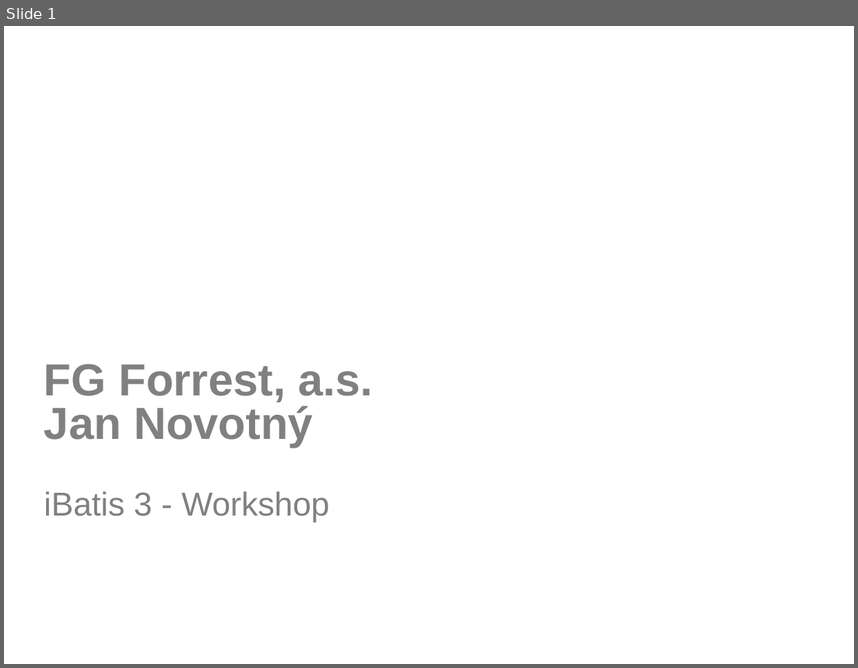
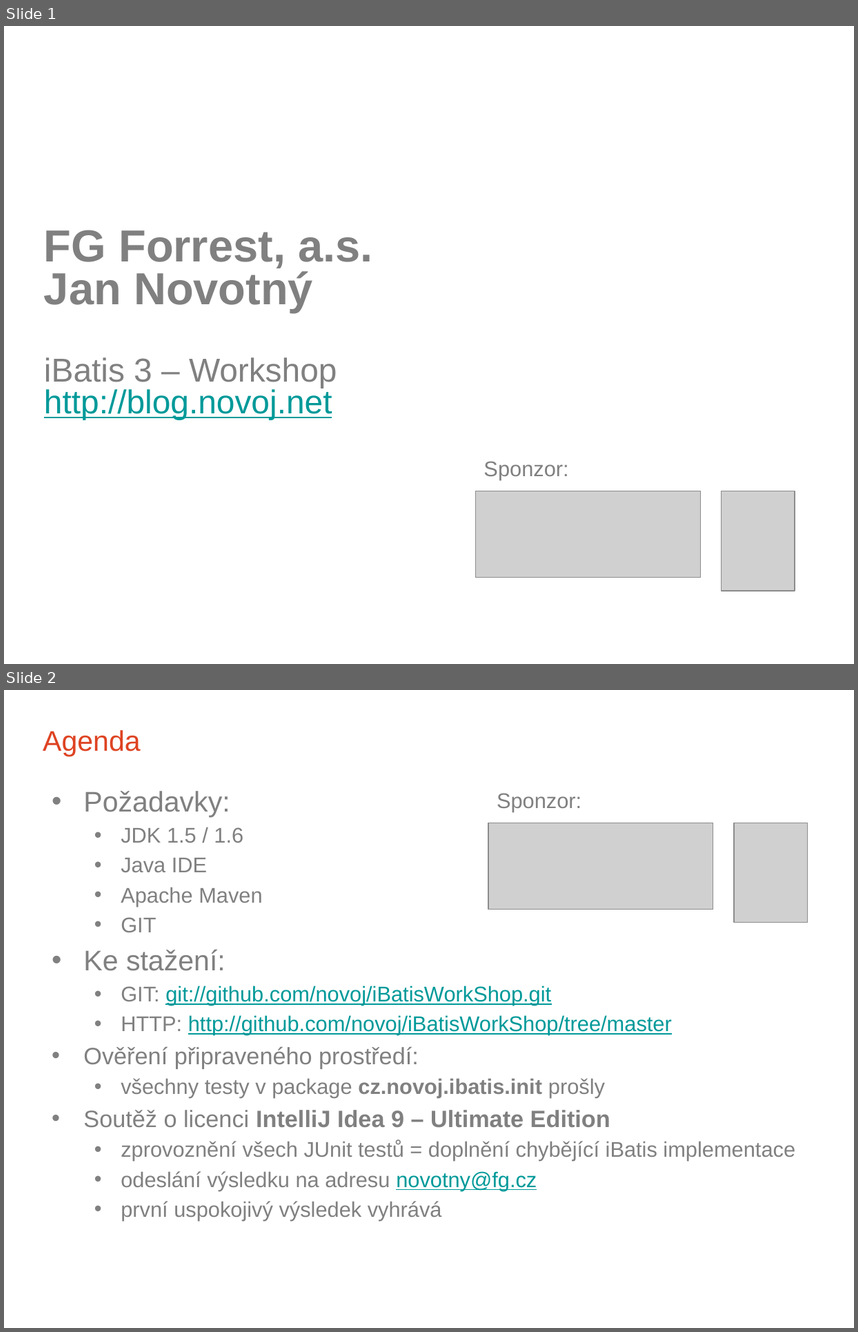
Before and after one commit to novoj/iBatisWorkShop, a slide deck: docs/iBatis 3 Workskop CZJUG.pptx. Shown one above the other, each under a label of ours: slide 1 before the commit, slides 1 and 2 after it. The pictures are 858x668 and 858x1332 pixels, drawn with LibreOffice and Linux fonts; fonts in the diff are those of the drawing; grey boxes stand for pictures; background and template pictures are left out. Boxes give left, top, right and bottom in pixels: in the first picture for what was removed or moved away, otherwise in the second. Text is boxed around its words. In the diff, an @@ line names an element or a change of style, - is before the commit and + after.

```diff
--- a/docs/iBatis 3 Workskop CZJUG.pptx
+++ b/docs/iBatis 3 Workskop CZJUG.pptx
@@ slide 2 added at box(4, 690, 854, 1328), background picture (left out) @@
@@ title added at box(43, 730, 141, 756), 24 pt, text #DE4322 @@
+Agenda
@@ text added at box(83, 791, 795, 1220), 18 pt, text #808080 @@
+• Požadavky:
+  • JDK 1.5 / 1.6
+  • Java IDE
+  • Apache Maven
+  • GIT
+• Ke stažení:
+  • GIT: git://github.com/novoj/iBatisWorkShop.git
+  • HTTP: http://github.com/novoj/iBatisWorkShop/tree/master
+• Ověření připraveného prostředí:
+  • všechny testy v package cz.novoj.ibatis.init prošly
+• Soutěž o licenci IntelliJ Idea 9 – Ultimate Edition
+  • zprovoznění všech JUnit testů = doplnění chybějící iBatis implementace
+  • odeslání výsledku na adresu novotny@fg.cz
+  • první uspokojivý výsledek vyhrává
@@ text added at box(497, 793, 582, 812), 18 pt, text #808080 @@
+Sponzor:
@@ picture added at box(488, 822, 714, 909) @@
@@ picture added at box(734, 822, 807, 922) @@
@@ text added at box(396, 1171, 537, 1190), 14 pt, text #FFFFFF, bold @@
+www.fg.cz
@@ page number added at box(626, 1299, 829, 1328), 14 pt, text #FFFFFF, bold @@
+2
@@ slide 1 changed as well @@
@@ title at box(44, 230, 372, 419): text changed; size 38 to 28 pt; bold off @@
-FG Forrest, a.s.
-Jan Novotný
-iBatis 3 - Workshop
+FG Forrest, a.s.
+Jan Novotný
+iBatis 3 – Workshop
+http://blog.novoj.net
@@ text added at box(484, 461, 568, 480), 18 pt, text #808080 @@
+Sponzor:
@@ picture added at box(476, 491, 701, 578) @@
@@ picture added at box(722, 491, 795, 590) @@
```
Also in this commit, not shown: 3 other slides changed, 8 other slides added.
